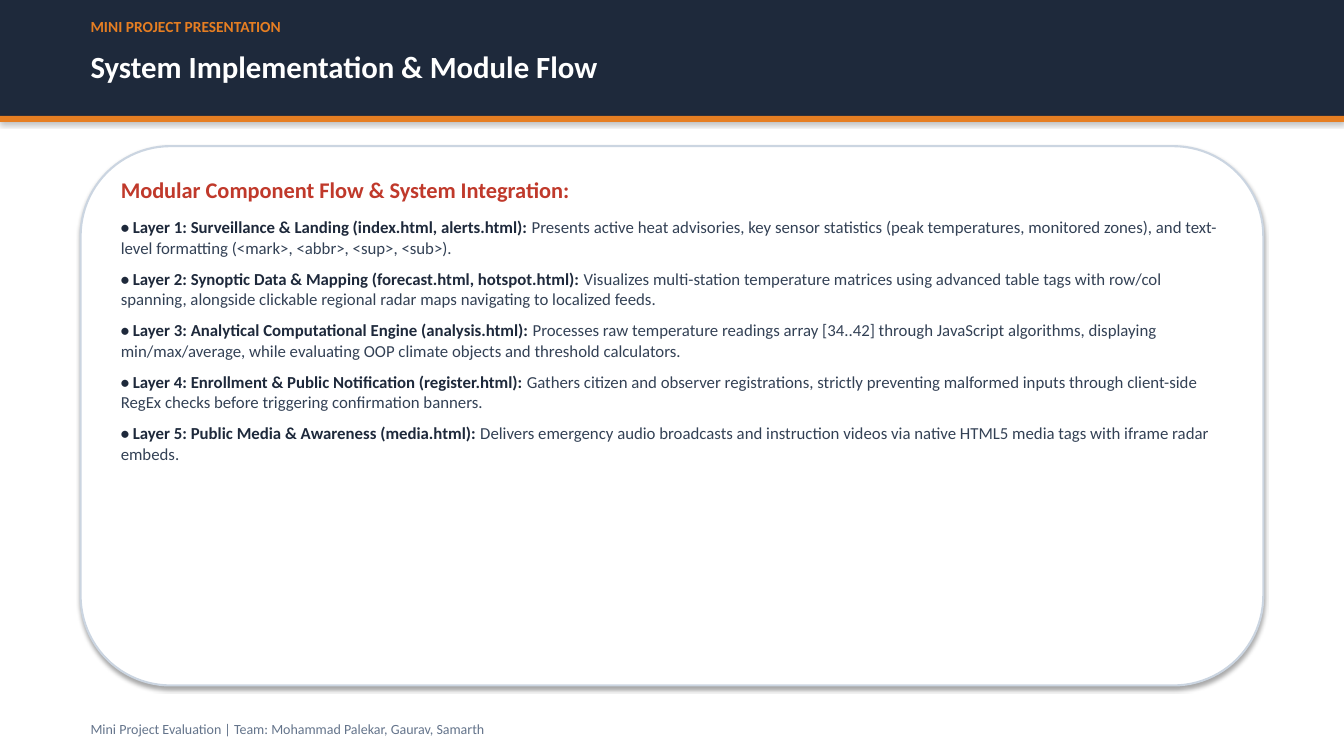
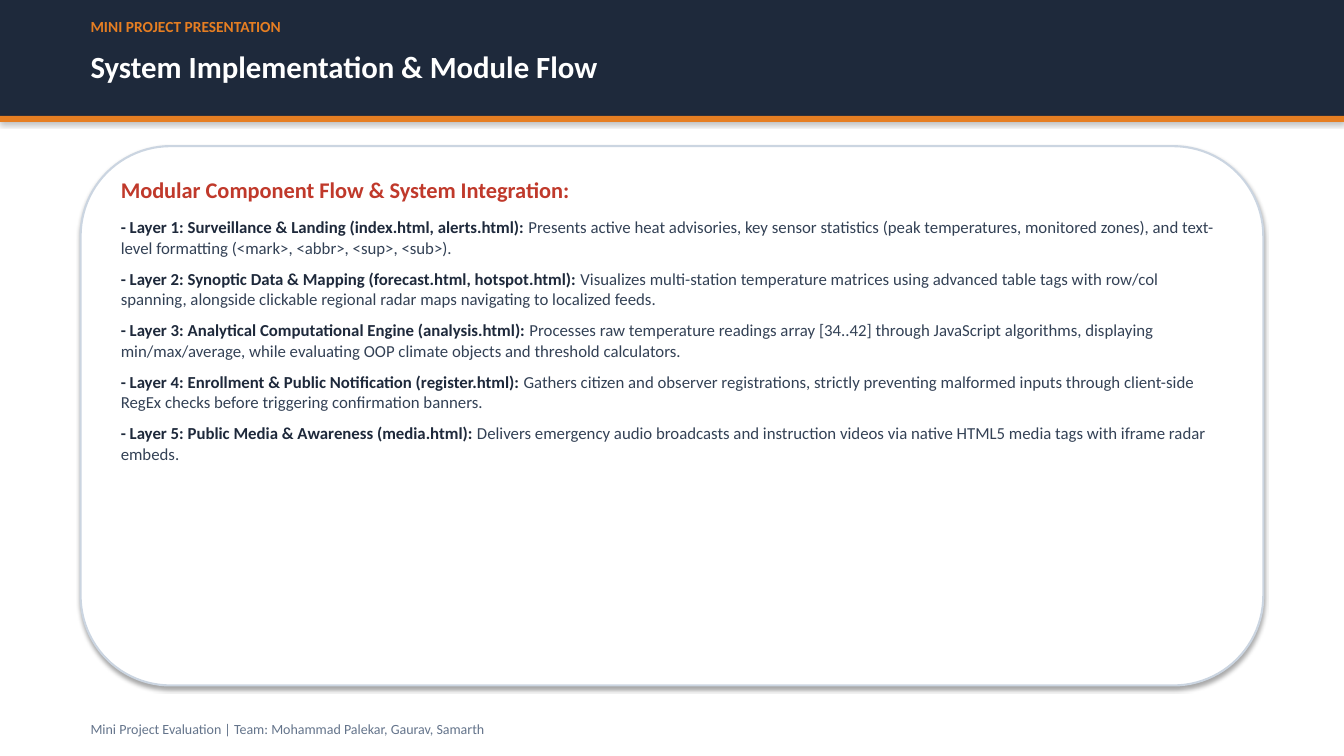
Before and after one commit to mpal3kar/heatwave-intelligence-C1, a slide deck: slide 7 of Heatwave_MiniProject_Presentation.pptx. Drawn at 1344x756 pixels with LibreOffice and Linux fonts; fonts in the diff are those of the drawing. Boxes give left, top, right and bottom in pixels: in the first picture for what was removed or moved away, otherwise in the second. Text is boxed around its words. In the diff, an @@ line names an element or a change of style, - is before the commit and + after.

```diff
--- a/Heatwave_MiniProject_Presentation.pptx
+++ b/Heatwave_MiniProject_Presentation.pptx
@@ text at (121,220,1213,460): text changed @@
-• Layer 1: Surveillance & Landing (index.html, alerts.html): Presents active heat advisories, key sensor statistics (peak temperatures, monitored zones), and text-level formatting (<mark>, <abbr>, <sup>, <sub>).
-• Layer 2: Synoptic Data & Mapping (forecast.html, hotspot.html): Visualizes multi-station temperature matrices using advanced table tags with row/col spanning, alongside clickable regional radar maps navigating to localized feeds.
-• Layer 3: Analytical Computational Engine (analysis.html): Processes raw temperature readings array [34..42] through JavaScript algorithms, displaying min/max/average, while evaluating OOP climate objects and threshold calculators.
-• Layer 4: Enrollment & Public Notification (register.html): Gathers citizen and observer registrations, strictly preventing malformed inputs through client-side RegEx checks before triggering confirmation banners.
-• Layer 5: Public Media & Awareness (media.html): Delivers emergency audio broadcasts and instruction videos via native HTML5 media tags with iframe radar embeds.
+- Layer 1: Surveillance & Landing (index.html, alerts.html): Presents active heat advisories, key sensor statistics (peak temperatures, monitored zones), and text-level formatting (<mark>, <abbr>, <sup>, <sub>).
+- Layer 2: Synoptic Data & Mapping (forecast.html, hotspot.html): Visualizes multi-station temperature matrices using advanced table tags with row/col spanning, alongside clickable regional radar maps navigating to localized feeds.
+- Layer 3: Analytical Computational Engine (analysis.html): Processes raw temperature readings array [34..42] through JavaScript algorithms, displaying min/max/average, while evaluating OOP climate objects and threshold calculators.
+- Layer 4: Enrollment & Public Notification (register.html): Gathers citizen and observer registrations, strictly preventing malformed inputs through client-side RegEx checks before triggering confirmation banners.
+- Layer 5: Public Media & Awareness (media.html): Delivers emergency audio broadcasts and instruction videos via native HTML5 media tags with iframe radar embeds.
```
Also in this commit, not shown: 7 other slides changed, 20 other files.
